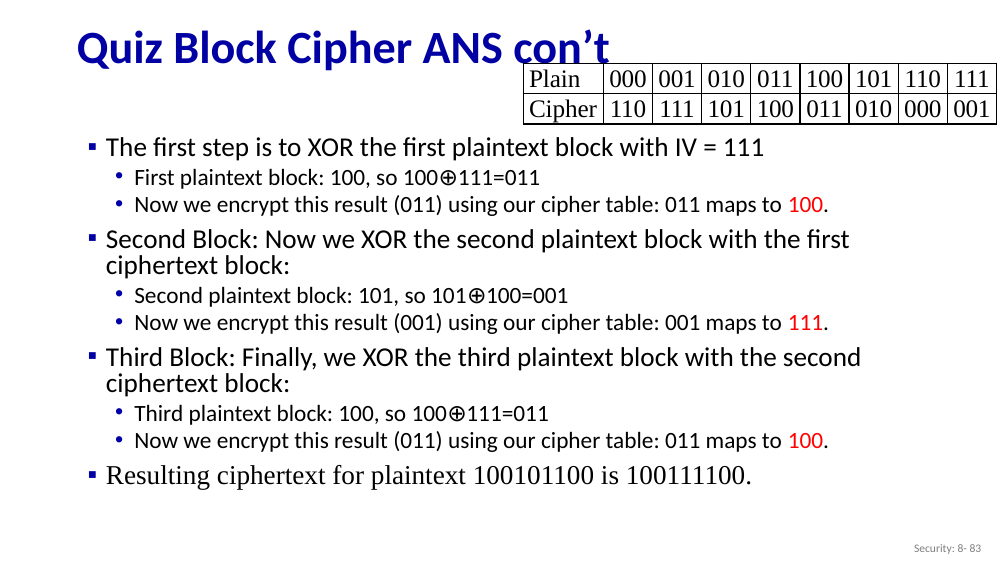
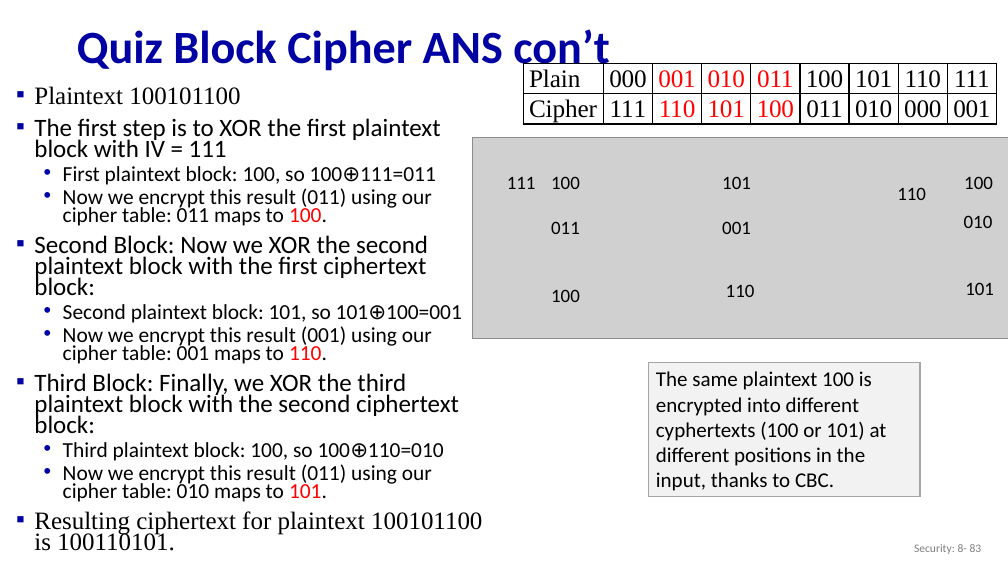
Before and after one commit to guhofstra/CSC175, a slide deck: slide 83 of PPTs/Sample Exam Questions.pptx. Drawn at 1008x567 pixels with LibreOffice and Linux fonts; fonts in the diff are those of the drawing; grey boxes stand for pictures. Boxes give left, top, right and bottom in pixels: in the first picture for what was removed or moved away, otherwise in the second. Text is boxed around its words. In the diff, an @@ line names an element or a change of style, - is before the commit and + after.

```diff
--- a/PPTs/Sample Exam Questions.pptx
+++ b/PPTs/Sample Exam Questions.pptx
@@ text "Plaintext 100101100": place and size @@
-text "Plaintext 100101100" at [106, 137, 861, 489]
+text "Plaintext 100101100" at [34, 86, 482, 551]
@@ text at [34, 86, 240, 105]: paragraph added @@
+▪ Plaintext 100101100
@@ table at [523, 64, 997, 127] @@
-row 2, column 2: 110
+row 2, column 2: 111
-row 2, column 3: 111
+row 2, column 3: 110
@@ text colour #000000 to #FF0000 in "001", "010", "011", "101" and 1 more places @@
@@ text at [34, 118, 462, 433]: size 25.9 to 23.8 pt in "The first step is to XOR the ...", "Second Block: Now we XOR the second ...", "Third Block: Finally, we XOR the third ..."; size 22.2 to 20.4 pt in "First plaintext block: 100, so 100⊕111=011", "Now we encrypt this result (011) using ...", "Second plaintext block: 101, so 101⊕100=001"; line spacing 0.8 to 0.7 @@
@@ picture added at [473, 138, 1008, 339] @@
@@ text added at [507, 177, 536, 189], 18 pt, text #000000 @@
+111
@@ text added at [551, 176, 580, 189], 18 pt, text #000000 @@
+100
@@ text added at [722, 176, 751, 189], 18 pt, text #000000 @@
+101
@@ text added at [964, 176, 993, 189], 18 pt, text #000000 @@
+100
@@ text added at [897, 187, 926, 200], 18 pt, text #000000 @@
+110
@@ text added at [551, 221, 580, 234], 18 pt, text #000000 @@
+011
@@ text added at [722, 221, 751, 234], 18 pt, text #000000 @@
+001
@@ text added at [964, 215, 993, 228], 18 pt, text #000000 @@
+010
@@ text added at [551, 289, 580, 302], 18 pt, text #000000 @@
+100
@@ text added at [726, 284, 755, 297], 18 pt, text #000000 @@
+110
@@ text added at [965, 282, 994, 295], 18 pt, text #000000 @@
+101
@@ text at [63, 326, 432, 364]: text changed; size 22.2 to 20.4 pt @@
-  • Now we encrypt this result (001) using our cipher table: 001 maps to 111.
+  • Now we encrypt this result (001) using our cipher table: 001 maps to 110.
@@ rectangle added at [649, 362, 920, 497], fill #F2F2F2, outline #A5A5A5 1 pt, 20 pt, text #000000 @@
+The same plaintext 100 is encrypted into different cyphertexts (100 or 101) at different positions in the input, thanks to CBC.
@@ text at [34, 442, 482, 551]: text changed; size 22.2 to 20.4 pt @@
-  • Third plaintext block: 100, so 100⊕111=011
-  • Now we encrypt this result (011) using our cipher table: 011 maps to 100.
-▪ Resulting ciphertext for plaintext 100101100 is 100111100.
+  • Third plaintext block: 100, so 100⊕110=010
+  • Now we encrypt this result (011) using our cipher table: 010 maps to 101.
+▪ Resulting ciphertext for plaintext 100101100 is 100110101.
```
Also in this commit, not shown: 4 other slides changed, 10 other files.
